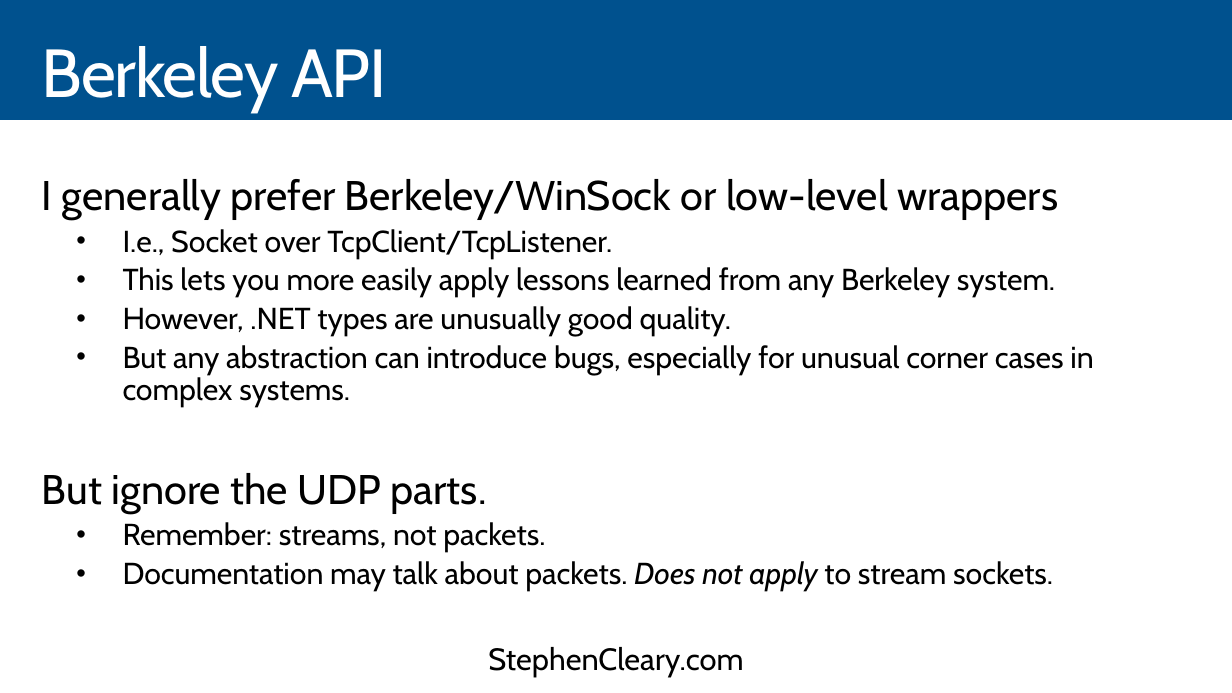
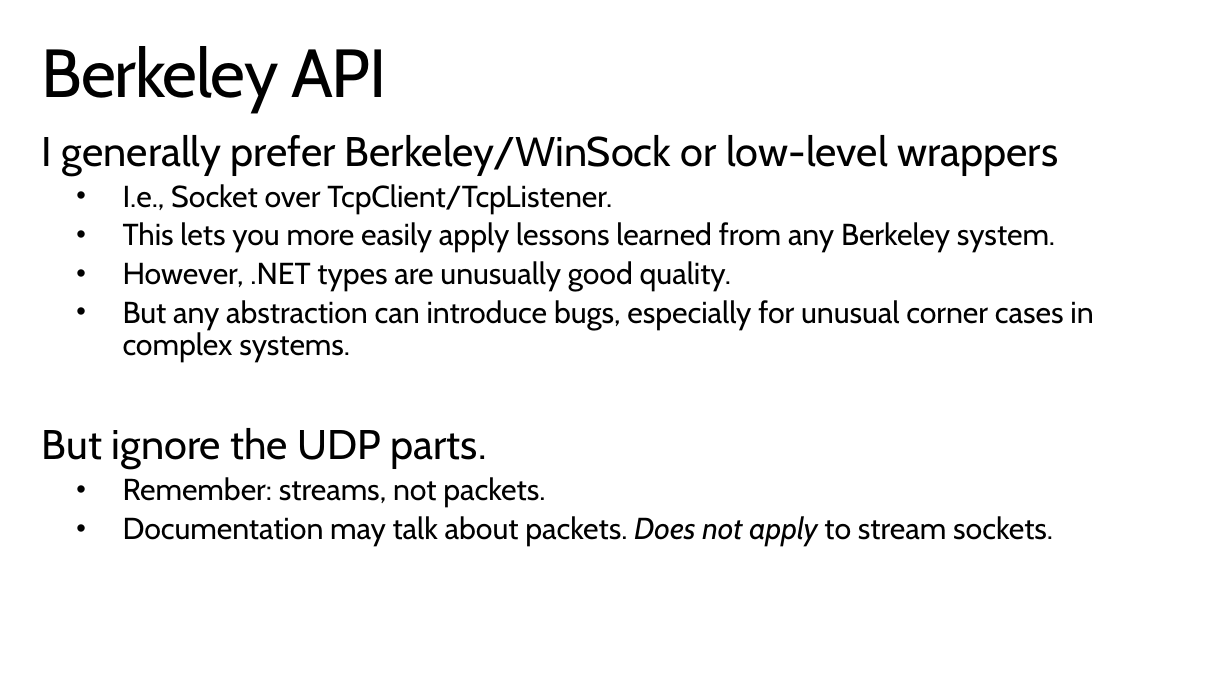
Before and after one commit to StephenCleary/Presentations, a slide deck: slide 15 of Designing Application Protocols for TCPIP/Protocol Design.pptx (slide 14 before the commit). Drawn at 1232x693 pixels with LibreOffice and Linux fonts; fonts in the diff are those of the drawing; background and template pictures are left out. Boxes give left, top, right and bottom in pixels: in the first picture for what was removed or moved away, otherwise in the second. Text is boxed around its words. In the diff, an @@ line names an element or a change of style, - is before the commit and + after.

```diff
--- a/Designing Application Protocols for TCPIP/Protocol Design.pptx
+++ b/Designing Application Protocols for TCPIP/Protocol Design.pptx
@@ background #00518E to picture (left out) @@
@@ title "Berkeley API" at box(42, 46, 386, 113): text colour #FFFFFF to #000000 @@
@@ rectangle removed at box(0, 120, 1232, 693) @@
@@ text "I generally prefer Berkeley/WinSock or ...": place and size @@
-text "I generally prefer Berkeley/WinSock or ..." at box(42, 179, 1093, 591)
+text "I generally prefer Berkeley/WinSock or ..." at box(42, 135, 1093, 546)
@@ text removed at box(0, 629, 1232, 693) @@
-StephenCleary.com
```
Also in this commit, not shown: 44 other slides changed, 2 slides added, 1 slide removed, 15 other files.
